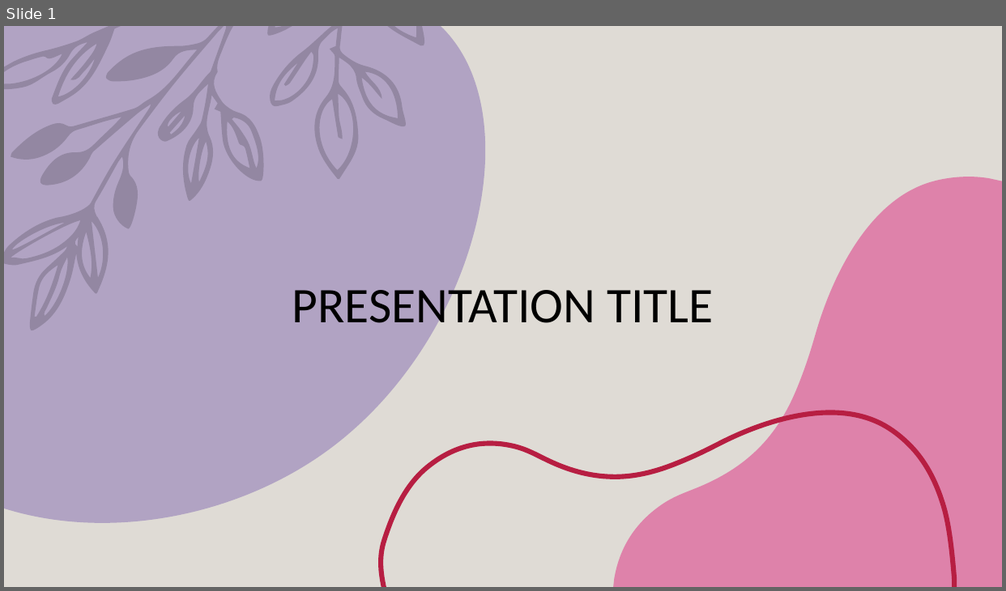
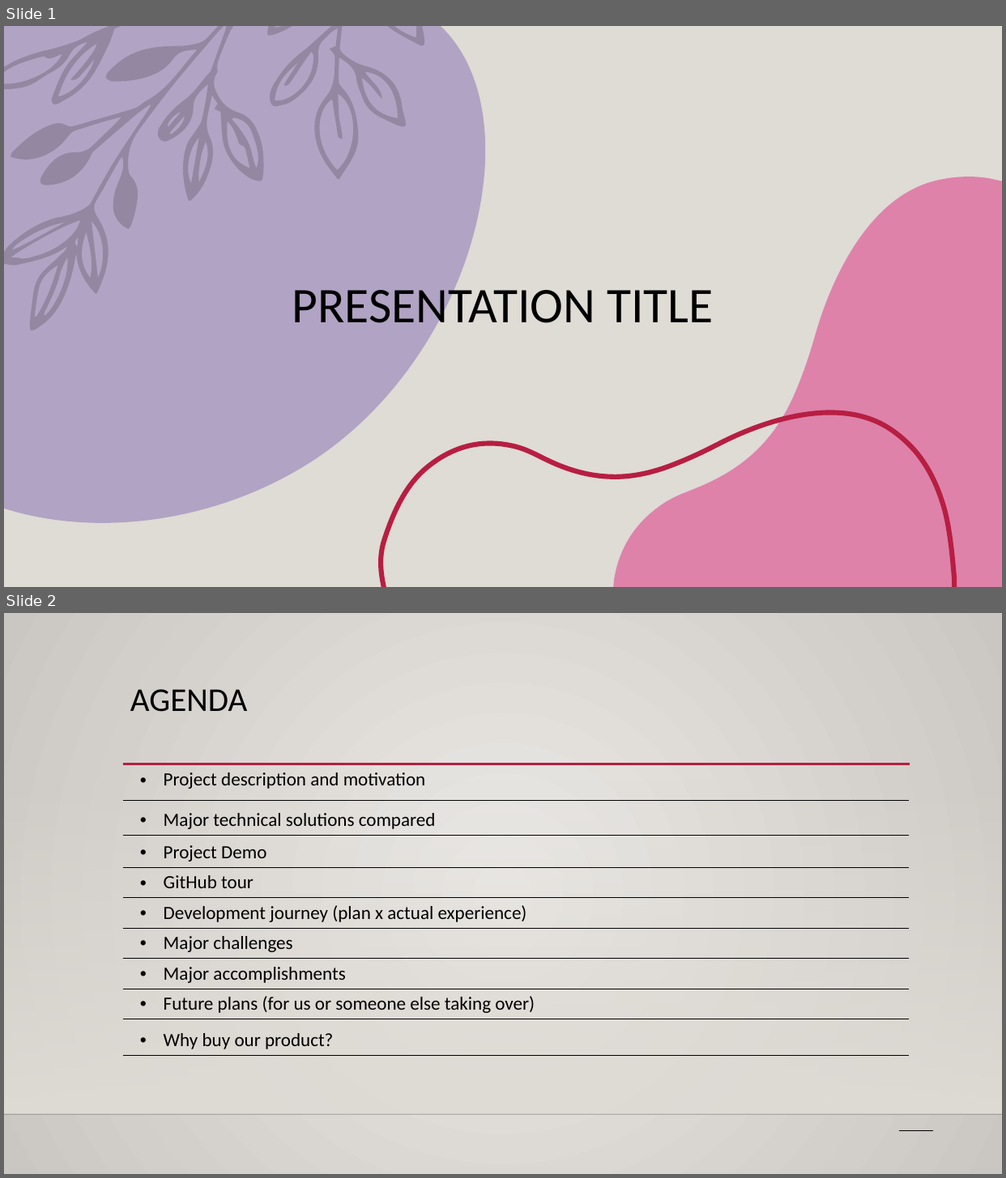
Before and after one commit to seli-hom/Unix-Final, a slide deck: Unix Presentation.pptx. Shown one above the other, each under a label of ours: slide 1 before the commit, slides 1 and 2 after it. The pictures are 1006x591 and 1006x1178 pixels, drawn with LibreOffice and Linux fonts; fonts in the diff are those of the drawing; background and template pictures are left out. Boxes give left, top, right and bottom in pixels: in the first picture for what was removed or moved away, otherwise in the second. Text is boxed around its words. In the diff, an @@ line names an element or a change of style, - is before the commit and + after.

```diff
--- a/Unix Presentation.pptx
+++ b/Unix Presentation.pptx
@@ slide 2 added at bbox=[4, 613, 1002, 1174], background gradient #ECEAE7 to #CAC7C1 @@
@@ title added at bbox=[130, 689, 247, 712], 32 pt, text #000000 @@
+AGENDA
@@ rectangle added at bbox=[4, 778, 1002, 1114], fill gradient #DFDBD5 @@
@@ line added from (123, 764) to (910, 764), #B71E42 2.5 pt @@
@@ table added at bbox=[123, 765, 909, 1114], 10 rows, 1 columns @@
+Project description and motivation
+Major technical solutions compared
+Project Demo
+GitHub tour
+Development journey (plan x actual experience)
+Major challenges
+Major accomplishments
+Future plans (for us or someone else taking over)
+Why buy our product?
+
@@ line added from (4, 1114) to (1002, 1114), #000001 1 pt @@
@@ line added from (899, 1131) to (934, 1131), #000000 1.25 pt @@
```
Also in this commit, not shown: 3 slides changed, 11 other slides added, 5 slides removed.
